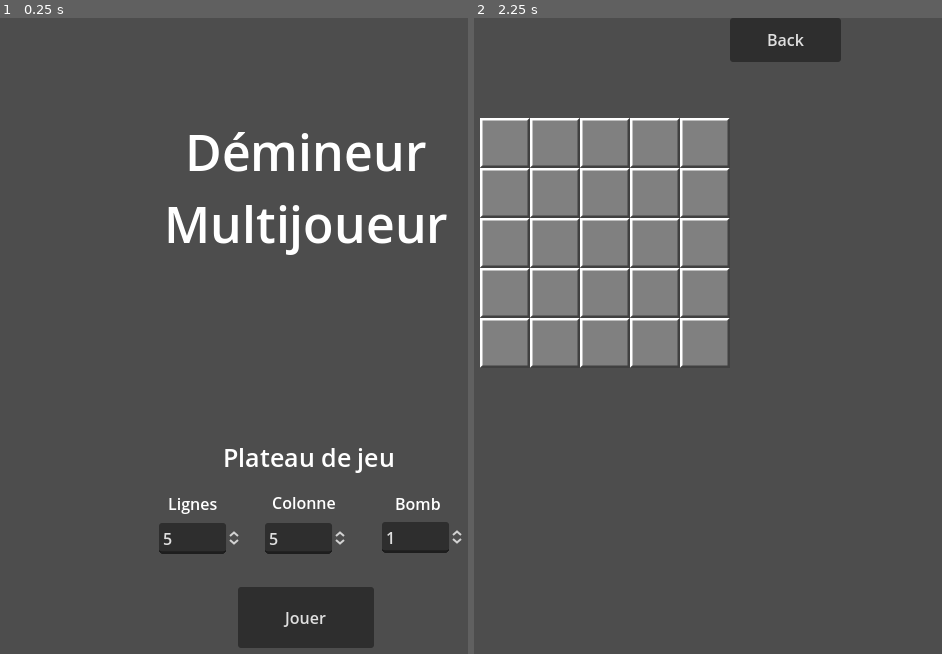
Above: before the commit, frames 1-2 (left to right).
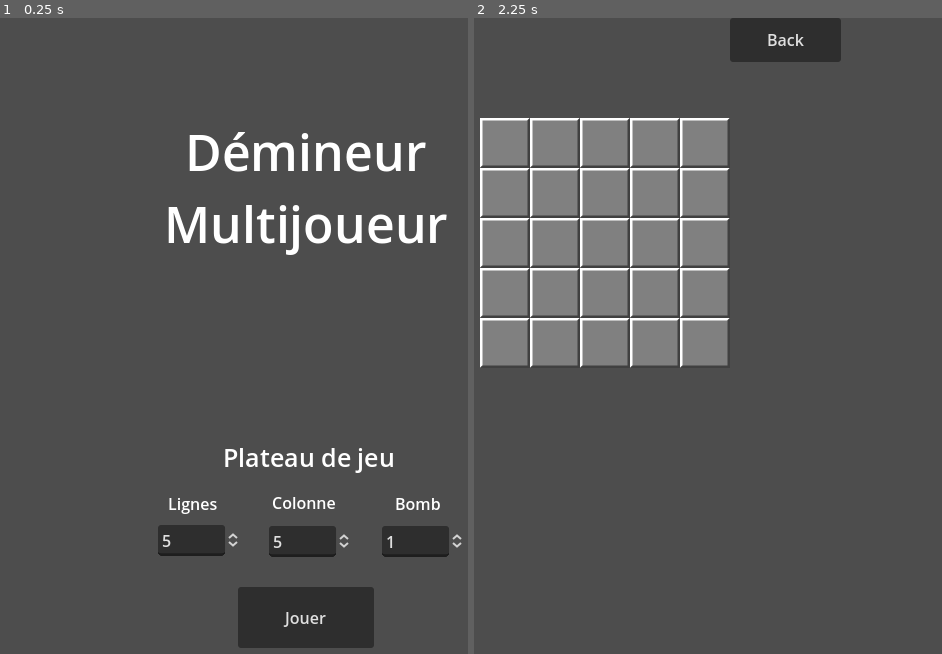
Above: after the commit, the same moments.

Repository: Jean-JacquesValmont/DemineurMultijoueur
Game: Godot game, scene res://Scene/Menu.tscn
The game is run twice, just before and just after one commit, with the same random seed, the same clock (stepped at 60 frames per second) and the same inputs.
Inputs:
- Up to frame 1 (0.25 s): no input
- Up to frame 2 (2.25 s): click "Jouer" at 0.5 s; click "Back" at 1.25 s; click "Jouer" at 2 s

The runs differ from the first frame. In frame 1, 0.7% of the frame differs, in the area x 33-99%, y 79-85%; in frame 2, nothing differs.

Commit message:
Modified condition for no click on square with bomb first click.

Diff:
--- a/Scene/Menu.tscn
+++ b/Scene/Menu.tscn
@@ -91,20 +91,20 @@
 
 [node name="SpinBoxLine" type="SpinBox" parent="Settings"]
 layout_mode = 0
-offset_left = 252.0
-offset_top = 119.0
-offset_right = 335.063
-offset_bottom = 150.0
+offset_left = 251.0
+offset_top = 121.0
+offset_right = 334.063
+offset_bottom = 152.0
 min_value = 2.0
 max_value = 10.0
 value = 5.0
 
 [node name="SpinBoxColumn" type="SpinBox" parent="Settings"]
 layout_mode = 0
-offset_left = 358.0
-offset_top = 119.0
-offset_right = 441.063
-offset_bottom = 150.0
+offset_left = 362.0
+offset_top = 122.0
+offset_right = 445.063
+offset_bottom = 153.0
 min_value = 2.0
 max_value = 10.0
 value = 5.0
@@ -112,9 +112,9 @@
 [node name="SpinBoxBomb" type="SpinBox" parent="Settings"]
 layout_mode = 0
 offset_left = 475.0
-offset_top = 118.0
+offset_top = 122.0
 offset_right = 558.063
-offset_bottom = 149.0
+offset_bottom = 153.0
 min_value = 1.0
 max_value = 20.0
 value = 1.0
--- a/Scene/Square.tscn
+++ b/Scene/Square.tscn
@@ -1,8 +1,9 @@
-[gd_scene load_steps=5 format=3 uid="uid://difj2p4mykk0v"]
+[gd_scene load_steps=6 format=3 uid="uid://difj2p4mykk0v"]
 
 [ext_resource type="Texture2D" uid="uid://18uyqpy32qd1" path="res://Image/Square.png" id="1_mx2up"]
 [ext_resource type="Script" path="res://Script/Square.gd" id="2_gpugb"]
 [ext_resource type="Texture2D" uid="uid://cjeuy06uoraex" path="res://Image/SquareEmpty.png" id="3_jlmhh"]
+[ext_resource type="Texture2D" uid="uid://duk85vcamftt2" path="res://Image/SquareWithBomb.png" id="4_eknnu"]
 
 [sub_resource type="RectangleShape2D" id="RectangleShape2D_d7kvq"]
 size = Vector2(100, 100)
@@ -24,4 +25,9 @@
 texture = ExtResource("3_jlmhh")
 centered = false
 
+[node name="SquareWithBomb" type="Sprite2D" parent="."]
+visible = false
+texture = ExtResource("4_eknnu")
+centered = false
+
 [connection signal="input_event" from="Area2D" to="." method="_on_area_2d_input_event"]
--- a/Script/Game.gd
+++ b/Script/Game.gd
@@ -15,13 +15,15 @@
 		BoardCreated = true
 
 func createGameBoard():
-	for i in range(0,GlobalVariable.column):
-		for j in range(0,GlobalVariable.line):
+	for i in range(0,GlobalVariable.line):
+		for j in range(0,GlobalVariable.column):
 			# Créer une instance de la scène Square
 			var square_instance = NewSquare.instantiate()
 
 			# Définir la position de l'instance
-			square_instance.position = Vector2(100 + i*50, 100 + j*50)
+			square_instance.position = Vector2(100 + j*50, 100 + i*50)
+			square_instance.i = i
+			square_instance.j = j
 
 			# Ajouter l'instance comme enfant de ce nœud
 			add_child(square_instance)
--- a/Script/Menu.gd
+++ b/Script/Menu.gd
@@ -22,7 +22,7 @@
 func _on_button_play_button_down():
 	var sizeBoard = GlobalVariable.line * GlobalVariable.column
 
-	if GlobalVariable.bomb >= sizeBoard:
+	if GlobalVariable.bomb*2 >= sizeBoard:
 		pass
 	else:
 		get_tree().change_scene_to_file("res://Scene/Game.tscn")
--- a/Script/Square.gd
+++ b/Script/Square.gd
@@ -1,10 +1,11 @@
 extends Sprite2D
 
+var i = null
+var j = null
 
 # Called when the node enters the scene tree for the first time.
 func _ready():
 	pass # Replace with function body.
-
 
 # Called every frame. 'delta' is the elapsed time since the previous frame.
 func _process(delta):
@@ -16,18 +17,26 @@
 			get_node("SquareEmpty").visible = true
 			placeBombs(GlobalVariable.bomb)
 			GlobalVariable.firstSquareClicked = true
+			print("i: ", i)
+			print("j: ", j)
 		else:
-			get_node("SquareEmpty").visible = true
+			if GlobalVariable.boardGame[i][j] == null:
+				get_node("SquareEmpty").visible = true
+			else:
+				get_node("SquareWithBomb").visible = true
+			print("i: ", i)
+			print("j: ", j)
+
 
 # Placer aléatoirement les bombes dans le tableau
 func placeBombs(numberOfBomb):
-	var placed_bombs = 0
-	while placed_bombs < numberOfBomb:
+	var placedBombs = 0
+	while placedBombs < numberOfBomb:
 		var random_row = randi() % int(GlobalVariable.line)
 		var random_col = randi() % int(GlobalVariable.column)
 
 		# Vérifie s'il n'y a pas déjà une bombe à cette position
-		if GlobalVariable.boardGame[random_row][random_col] != "bomb":
+		if GlobalVariable.boardGame[random_row][random_col] != "bomb" and random_row != i and random_col != j:
 			GlobalVariable.boardGame[random_row][random_col] = "bomb"
-			placed_bombs += 1
+			placedBombs += 1
 	print("Bombs placed:", GlobalVariable.boardGame)
